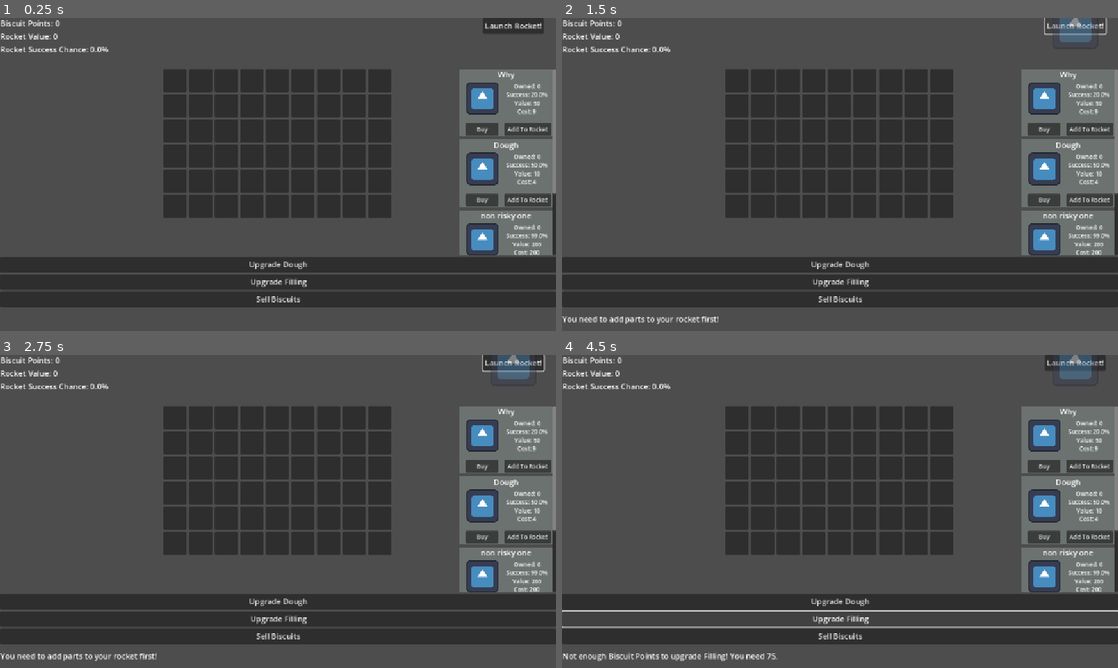
Above: before the commit, frames 1-4 (two rows, left to right).
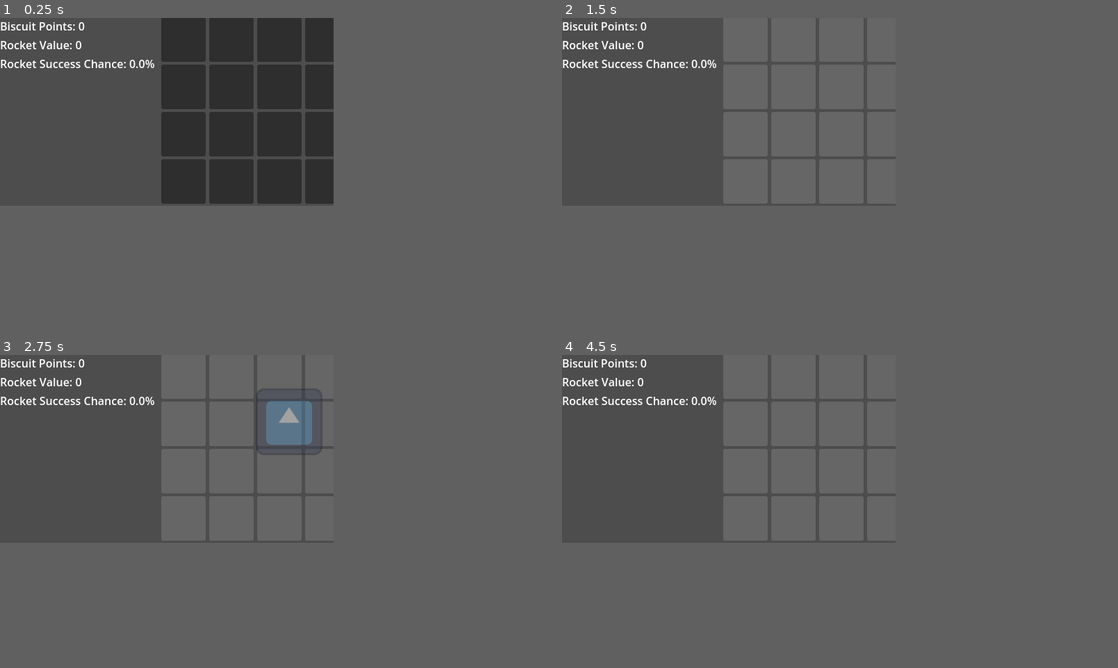
Above: after the commit, the same moments.

Repository: A-coder152/Build-a-Biscship-public
Game: Godot game, scene res://main.tscn
The game is run twice, just before and just after one commit, with the same random seed, the same clock (stepped at 60 frames per second) and the same inputs. The engine's default icon, where the game draws it, is replaced by a stand-in: a white triangle on a blue panel in a dark square.
Inputs (mouse positions are in pixels of both pictures, inside the frame that each line leads up to):
- Up to frame 1 (0.25 s): no input
- Up to frame 2 (1.5 s): click (1073, 24) at 0.5 s, where only the run before the commit has a clickable "Launch Rocket!"; click (1073, 24) at 1.25 s, where only the run before the commit has a clickable "Launch Rocket!"
- Up to frame 3 (2.75 s): click (483, 464) at 2 s, where only the run before the commit has a clickable "Buy"
- Up to frame 4 (4.5 s): click (1090, 464) at 2.75 s, where only the run before the commit has a clickable "Add To Rocket"; click (840, 602) at 3.5 s, where only the run before the commit has a clickable "Upgrade Dough"; click (840, 617) at 4.25 s, where only the run before the commit has a clickable "Upgrade Filling"
In our replay, the window is 800x450 before the commit and 480x270 after it. These sizes can differ from the game's own. Grey fills any space a smaller window leaves; there, only what the larger window draws over its background counts as a difference.

The runs differ from the first frame. In frame 1, 37% of the frame differs, in the area x 0-100%, y 0-93%; in frame 2, 47%, in the area x 0-100%, y 0-98%; in frame 3, 47%; in frame 4, 44%.

Commit message:
grid movement fix
god I fucking hate this

Diff:
--- a/Resources/Dough.tres
+++ b/Resources/Dough.tres
@@ -5,7 +5,7 @@
 
 [resource]
 script = ExtResource("1_1txxf")
-part_name = "Why"
+part_name = "pee"
 image = ExtResource("1_gpogw")
 owned = 0
 success = 0.2
--- a/Scene/Gridmap/panel_container.tscn
+++ b/Scene/Gridmap/panel_container.tscn
@@ -3,6 +3,4 @@
 [ext_resource type="Script" uid="uid://dg37kcbptny24" path="res://Scripts/panel_container.gd" id="1_re1wm"]
 
 [node name="PanelContainer" type="PanelContainer"]
-offset_right = 40.0
-offset_bottom = 40.0
 script = ExtResource("1_re1wm")
--- a/main.gd
+++ b/main.gd
@@ -53,6 +53,7 @@
 
 	gridSize = Vector2(grid.cellWidth, grid.cellHeight)
 
+
 func update_ui():
 	# Updates all the UI labels with the current game state
 	points_label.text = "Biscuit Points: %s" % biscuit_points
@@ -177,33 +178,45 @@
 #region placement
 
 func _input(event: InputEvent) -> void:
-	if Input.is_mouse_button_pressed(MOUSE_BUTTON_LEFT) and not obj:
+	if Input.is_action_just_pressed("leftClick") and not obj:
 		var placement = OBJ.instantiate()
 		add_child(placement)
 		placement.global_position = get_global_mouse_position()
 		obj = placement
+		print(obj)
 	elif Input.is_action_just_pressed("leftClick") and isValid:
 		print("lefto")
 		_place_thing(objectCells)
+	elif Input.is_action_just_pressed("leftClick") and obj and not isValid:
+		print("invalid placement - destroying object")
+		obj.queue_free()
+		obj = null
+		isValid = null
+		_reset_highlight()
 
 func _on_grid_gui_input(event: InputEvent) -> void:
 	if not obj: return
 	var mouse_pos = get_global_mouse_position()
 	var newtarget = _get_target_cell_placement(mouse_pos)
-
 	if newtarget and newtarget != targetcell:
 		targetcell = newtarget
 		obj.global_position = targetcell.global_position + obj.rect.size/2
-
 		_reset_highlight()
 		objectCells = _get_object_cells()
 		isValid = _check_and_highlight_cells(objectCells)
 
 func _get_target_cell_placement(targetPosition):
-	for child: Control in grid.get_children():
-		if child.get_global_rect().has_point(targetPosition):
-			return child
-
+#	for child in grid.get_children():
+#		if child.get_global_rect().has_point(targetPosition):
+#			return child
+#
+	var grid_pos = (targetPosition - grid.global_position) / gridSize
+	var cell_x = int(grid_pos.x)
+	var cell_y = int(grid_pos.y)
+	if cell_x >= 0 and cell_x < grid.width and cell_y >= 0 and cell_y < grid.height:
+		var idx = cell_y * grid.width + cell_x
+		return grid.get_child(idx)
+	return null
 
 func _reset_highlight():
 	for child: Control in grid.get_children():
@@ -219,7 +232,7 @@
 	return cells
 
 func _check_and_highlight_cells(objectCells: Array):
-	var isValid = true
+	isValid = true
 	var objectCellCount = (obj.rect.size.x / gridSize.x) * (obj.rect.size.y / gridSize.y)
 
 	if objectCellCount != objectCells.size():
--- a/main.tscn
+++ b/main.tscn
@@ -133,16 +133,16 @@
 offset_bottom = 649.0
 
 [node name="grid" parent="." instance=ExtResource("3_h2yge")]
-offset_left = 338.0
-offset_top = 105.0
-offset_right = 1148.0
-offset_bottom = 491.0
+offset_left = 232.0
+offset_top = -1.0
+offset_right = 917.0
+offset_bottom = 754.0
 theme_override_constants/h_separation = 5
-columns = 9
-width = 9
-height = 6
-cellWidth = 48
-cellHeight = 48
+columns = 10
+width = 10
+height = 7
+cellWidth = 64
+cellHeight = 64
 seperation = 5
 
 [connection signal="gui_input" from="grid" to="." method="_on_grid_gui_input"]
--- a/project.godot
+++ b/project.godot
@@ -17,6 +17,8 @@
 
 [display]
 
+window/size/viewport_width=480
+window/size/viewport_height=270
 window/stretch/mode="canvas_items"
 
 [input]
